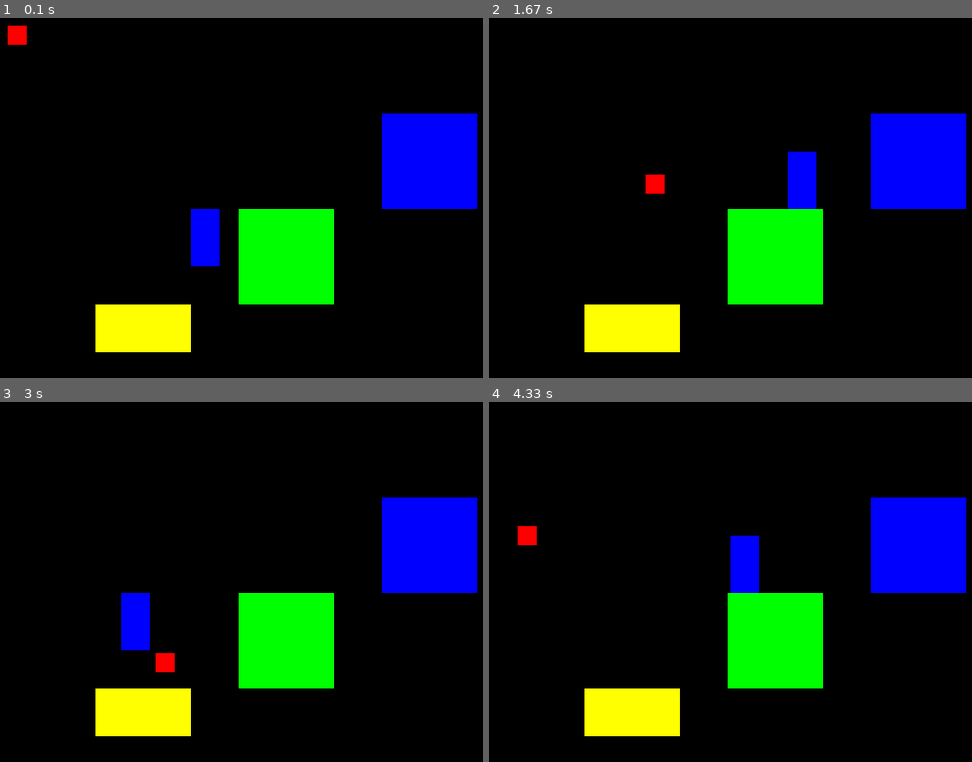
Above: before the commit, frames 1-4 (two rows, left to right).
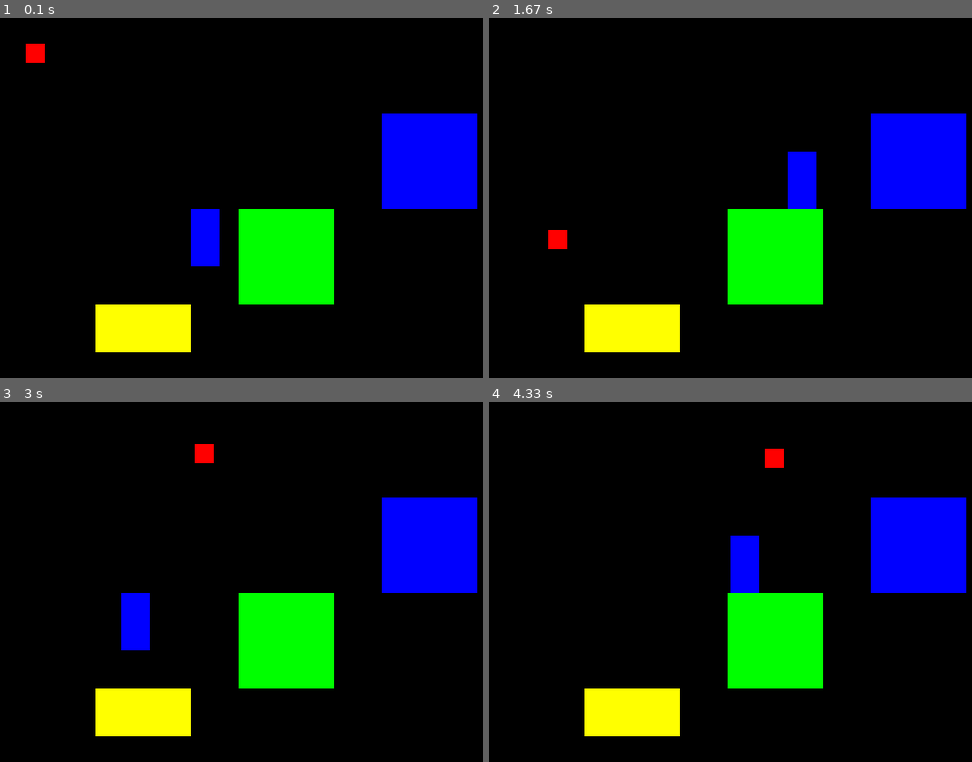
Above: after the commit, the same moments.

Repository: CS196Illinois/Group13-SP24
Game: pygame game, started from Project/Zoe/collisions2.py
Two runs of this game, one before a commit and one after it. Both use one fixed random seed, a clock stepped at 60 frames per second and the inputs below.
Inputs:
- Up to frame 1 (0.1 s): no input
- Up to frame 2 (1.67 s): hold D 0.33-0.8 s; hold W 0.83-1.13 s; hold D 1.17-1.63 s
- Up to frame 3 (3 s): hold A 1.67-2.2 s; hold S 2.23-2.53 s; hold A 2.57-2.97 s
- Up to frame 4 (4.33 s): hold W 3-3.37 s; hold D 3.4-4.03 s; hold S from 4.07 s (still down)

The runs differ from the first frame. In frame 1, 0.4% of the frame differs, in the area x 1-10%, y 2-13%; in frame 2, 0.4%, in the area x 12-37%, y 43-65%; in frame 3, 0.4%; in frame 4, 0.4%.

Commit message:
collisions work now

Diff:
--- a/Project/Zoe/collisions2.py
+++ b/Project/Zoe/collisions2.py
@@ -56,11 +56,13 @@
                     self.pos.x = self.rect.x
                     self.direction.x *= -1
 
+
                 #player moving left and colliding w sprite's right side
                 if self.rect.left <= sprite.rect.right and self.old_rect.left >= sprite.rect.right:
                     self.rect.left = sprite.rect.right
                     self.pos.x = self.rect.x
                     self.direction.x *= -1
+
 
             if direction == 'vertical':
                 #player moving down and colliding w sprite's top
@@ -74,6 +76,7 @@
                     self.rect.top = sprite.rect.bottom
                     self.pos.y = self.rect.y
                     self.direction.y *= -1
+
 
     def bordercollision(self,direction):
         #left or right
@@ -116,30 +119,37 @@
         super().__init__(groups)
         self.image = pygame.Surface((20,20))
         self.image.fill('red')
-        self.rect = self.image.get_rect(center = (10,10))
+        self.rect = self.image.get_rect(topleft = (10,10))
 
         self.pos = pygame.math.Vector2(self.rect.topleft)
         self.direction = pygame.math.Vector2(1,1)
-        self.speed = 100
+        self.speed = 200
         self.old_rect = self.rect.copy()
         self.obstacles = obstacles
 
     def collisions(self,direction):
         self.obstacles = pygame.sprite.spritecollide(self,collision_sprites,False)
+
+        if pygame.sprite.collide_rect(player,self):
+            self.obstacles.append(player)
 
         for sprite in self.obstacles:
             if direction == 'horizontal':
                 #ball moving right, colliding w sprite's left
                 if self.rect.right >= sprite.rect.left and self.old_rect.right <= sprite.rect.left:
+                    print('horizontal,left',self.pos.x,self.rect.x)
                     self.rect.right = sprite.rect.left
                     self.pos.x = self.rect.x
-                    self.direction.x *= -1
+                    print('horizontal,left',self.pos.x,self.rect.x)
+                    self.direction.x *= -1
+                    self.pos.x -= 1
 
                 #ball moving left, colliding w sprite's right
                 if self.rect.left <= sprite.rect.right and self.old_rect.left >= sprite.rect.right:
                     self.rect.left = sprite.rect.right
                     self.pos.x = self.rect.x
                     self.direction.x *= -1
+                    self.pos.x += 1
 
             if direction == 'vertical':
                 #ball moving down, colliding w sprite top
@@ -147,12 +157,14 @@
                     self.rect.bottom = sprite.rect.top
                     self.pos.y = self.rect.y
                     self.direction.y *= -1
+                    self.pos.y -= 1
 
                 #ball moving up, colliding w sprite top
                 if self.rect.top <= sprite.rect.bottom and self.old_rect.top >= sprite.rect.bottom:
                     self.rect.top = sprite.rect.bottom
                     self.pos.y = self.rect.y
                     self.direction.y *= -1
+                    self.pos.y += 1
 
     def bordercollision(self,direction):
         #colliding w left or right side of window
@@ -188,6 +200,7 @@
 
 
     def update(self,dt):
+        self.old_rect = self.rect.copy()
         self.pos.x += self.direction.x * self.speed * dt
         self.rect.x = round(self.pos.x)
         self.collisions('horizontal')
